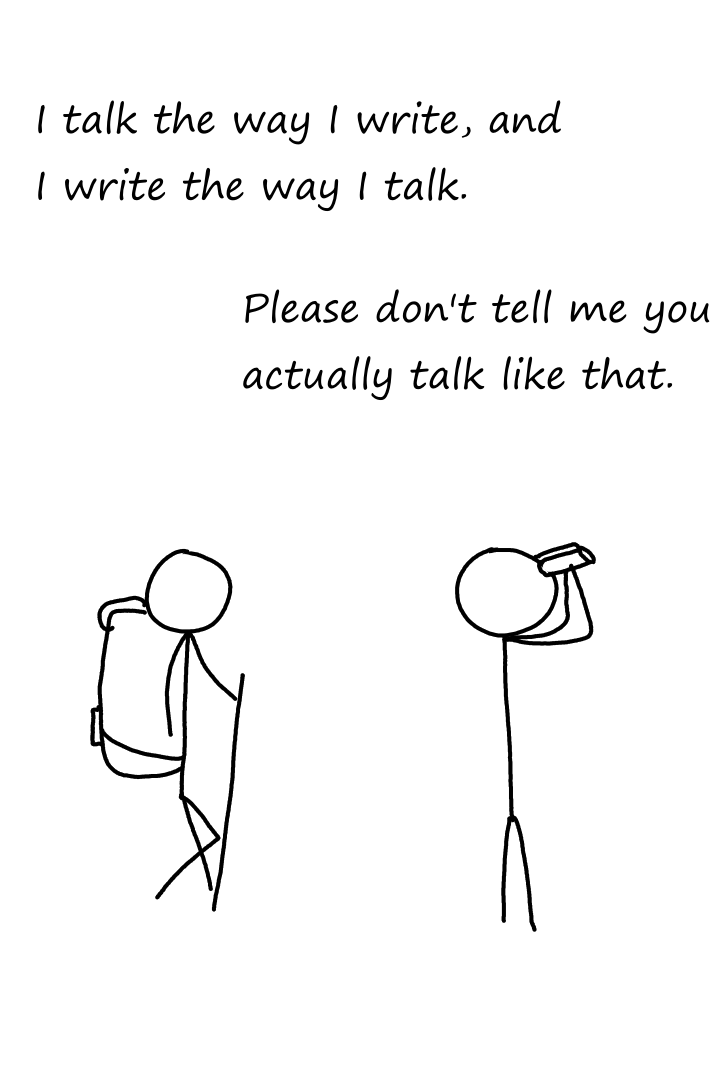
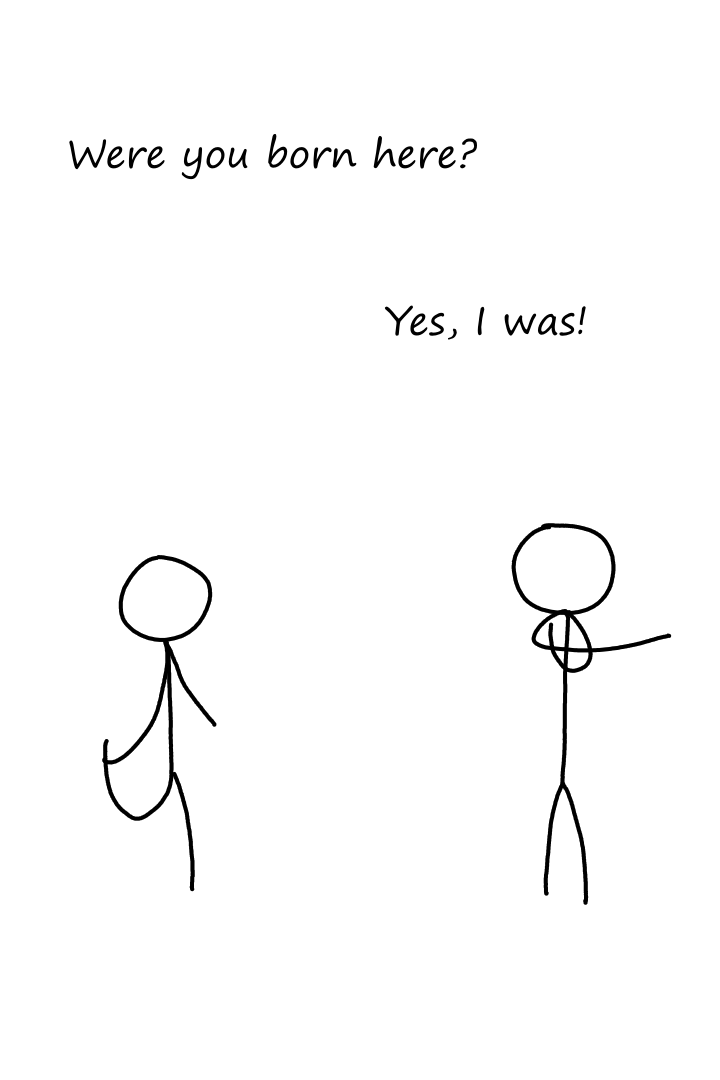
Comparing the layer stacks of the two (720, 1080) images. Changes:
painted on "Paint Layer 1" over [90, 523, 672, 932]
